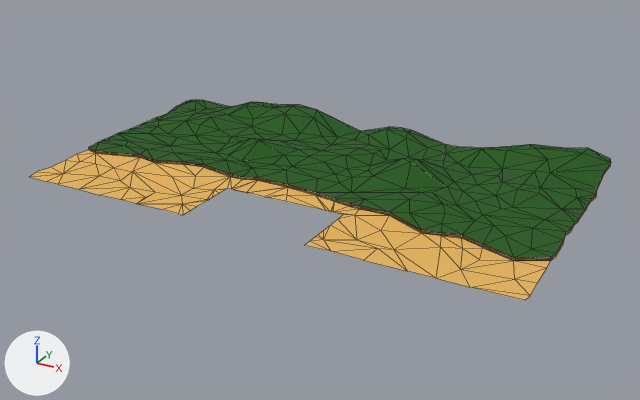
A saved change to the glTF model assets/models/Landscape/lvl_1_landscape.glb.
One viewpoint serves both versions: a 50 mm camera at (50.2, -78.3, 42.3) aimed at (0.7, 11.8, -2.7). Lighting does not change. The marker at lower left points along +X, +Y and +Z. The first picture is the older version. Mesh edges are drawn as thin lines. Where no turn or scale is listed for an object, it has been applied to the vertices. Vertices at exactly the same position are counted once.

Objects in the first picture: 'Ground.002'.
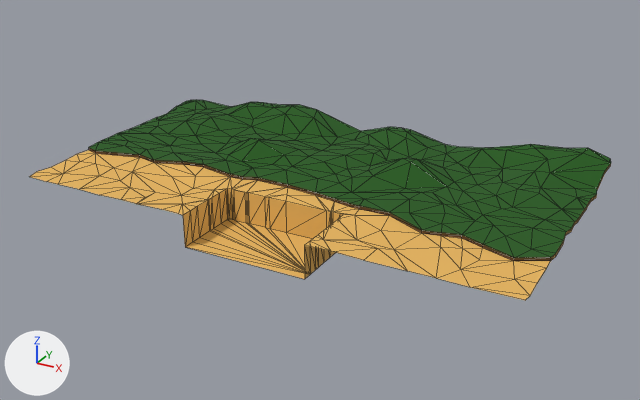
The change, as a diff of the scene's bpy script:
```diff
--- a/assets/models/Landscape/lvl_1_landscape.glb.py
+++ b/assets/models/Landscape/lvl_1_landscape.glb.py
@@ me_plane_004 @@
 # used by ob_ground_002; location = (0.0, 7.0, 0.0)
-me_plane_004.from_pydata(...)  # 356 vertices, 606 faces; spans x -32.4..32.3, y -12.1..23.3, z -0.1..3.4
+me_plane_004.from_pydata(...)  # 388 vertices, 698 faces; spans x -32.4..32.3, y -12.1..23.3, z -4.1..3.4
+# me_plane_004 part 1
+# 32 new vertices lie (0.0, 0.0, -4.1) away from vertices in x -8.0..8.0, y -12.0..-3.0, z 0.0
+# 92 new faces join them, mat_arena (orange #e7b55e)
 me_plane_004.materials.append(mat_arena)
```

Boxes (x1, y1, x2, y2) around the edits, measured in the pictures (640 x 400 px):
part 1 of me_plane_004, added (orange): after (183, 188, 343, 279)
